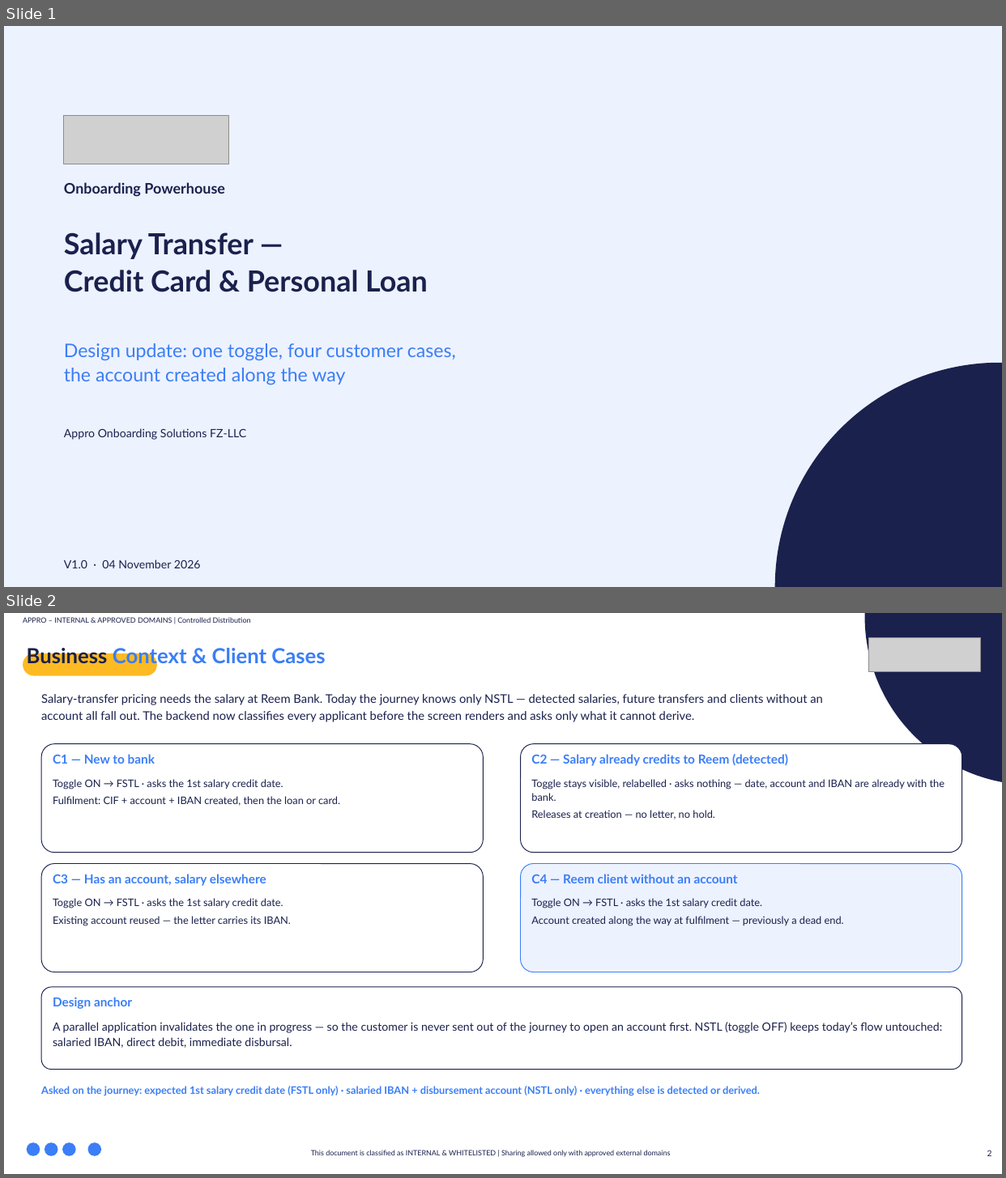
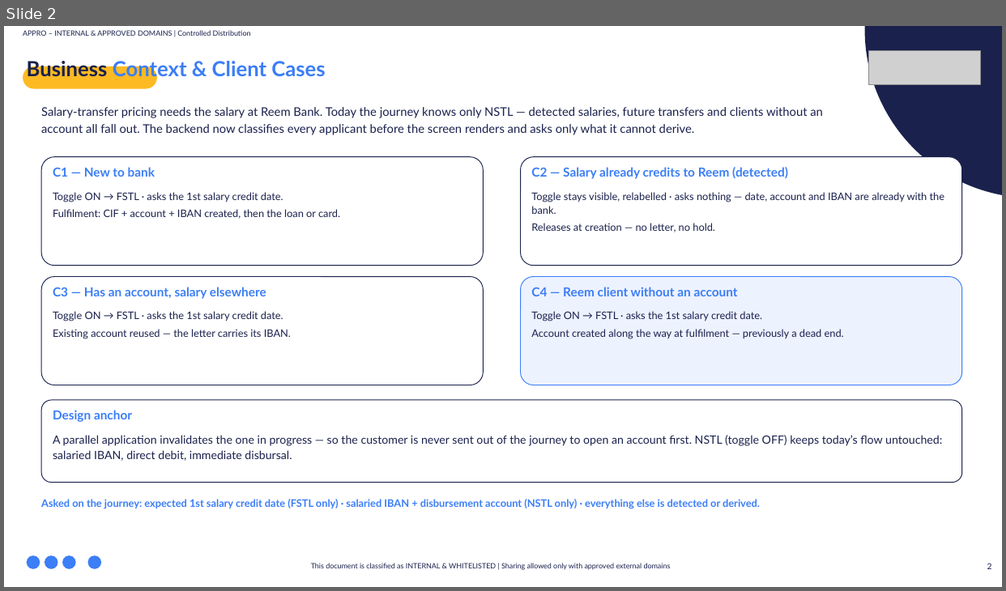
Before and after one commit to Appro-ae/Market-Place, a slide deck: docs/slides/stl_deck/Appro_RF_Salary_Transfer_Deck_V1.0.pptx. Shown one above the other, each under a label of ours: slides 1 and 2 before the commit, slide 2 after it. The pictures are 1006x1178 and 1006x591 pixels, drawn with LibreOffice and Linux fonts; fonts in the diff are those of the drawing; grey boxes stand for pictures. Boxes give left, top, right and bottom in pixels: in the first picture for what was removed or moved away, otherwise in the second. Text is boxed around its words. In the diff, an @@ line names an element or a change of style, - is before the commit and + after.

```diff
--- a/docs/slides/stl_deck/Appro_RF_Salary_Transfer_Deck_V1.0.pptx
+++ b/docs/slides/stl_deck/Appro_RF_Salary_Transfer_Deck_V1.0.pptx
@@ slide 1 removed at (4, 26, 1002, 587), background #FFFFFF @@
@@ rounded rectangle removed at (4, 26, 1002, 587) @@
@@ picture removed at (64, 116, 228, 164) @@
@@ text removed at (64, 182, 225, 197) @@
-Onboarding Powerhouse
@@ text removed at (64, 233, 428, 292) @@
-Salary Transfer —
-Credit Card & Personal Loan
@@ text removed at (64, 344, 456, 385) @@
-Design update: one toggle, four customer cases,
-the account created along the way
@@ ellipse removed at (775, 363, 1002, 587) @@
@@ text removed at (64, 429, 246, 440) @@
-Appro Onboarding Solutions FZ-LLC
@@ text removed at (64, 560, 201, 569) @@
-V1.0 · 04 November 2026
```
Also in this commit, not shown: 2 slides changed, 1 slide added, 4 other files.
